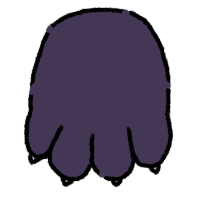
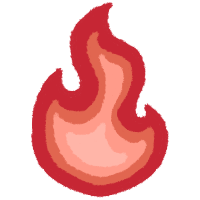
Two versions of the same layered image (200 x 200). Layer-by-layer changes:
added group "Fogo" with 10 layers above "olho" over [23, 2, 174, 198]
added group "Vermelho" with 4 layers in group "Fogo" over [23, 2, 174, 198]
added layer "Fundo 4" (2nd of 2, in "Fogo" › "Vermelho") in group "Vermelho" over [23, 64, 174, 192]
added layer "Fundo 3" (2nd of 2, in "Fogo" › "Vermelho") in group "Vermelho" over [23, 2, 174, 192]
added layer "Fundo 2" (2nd of 2, in "Fogo" › "Vermelho") in group "Vermelho" over [23, 2, 174, 192]
added layer "Fundo 1" (2nd of 2, in "Fogo" › "Vermelho") in group "Vermelho" over [23, 2, 174, 198]
hid "hand_cat.png" over [23, 2, 174, 192]